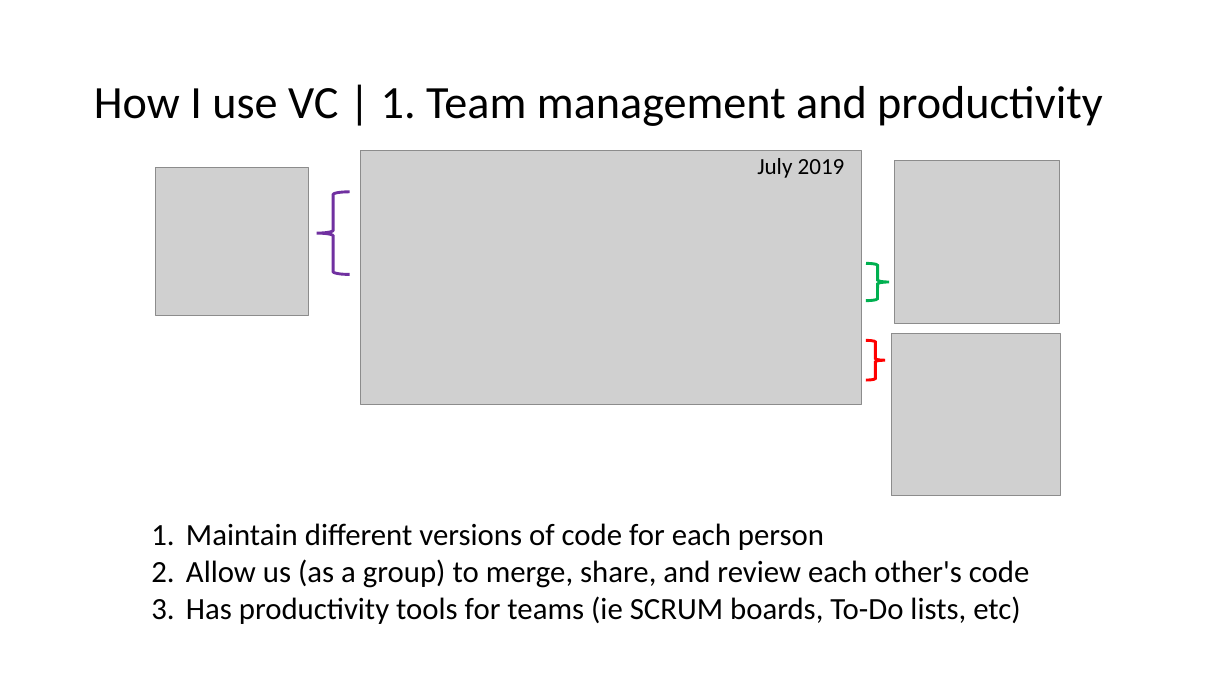
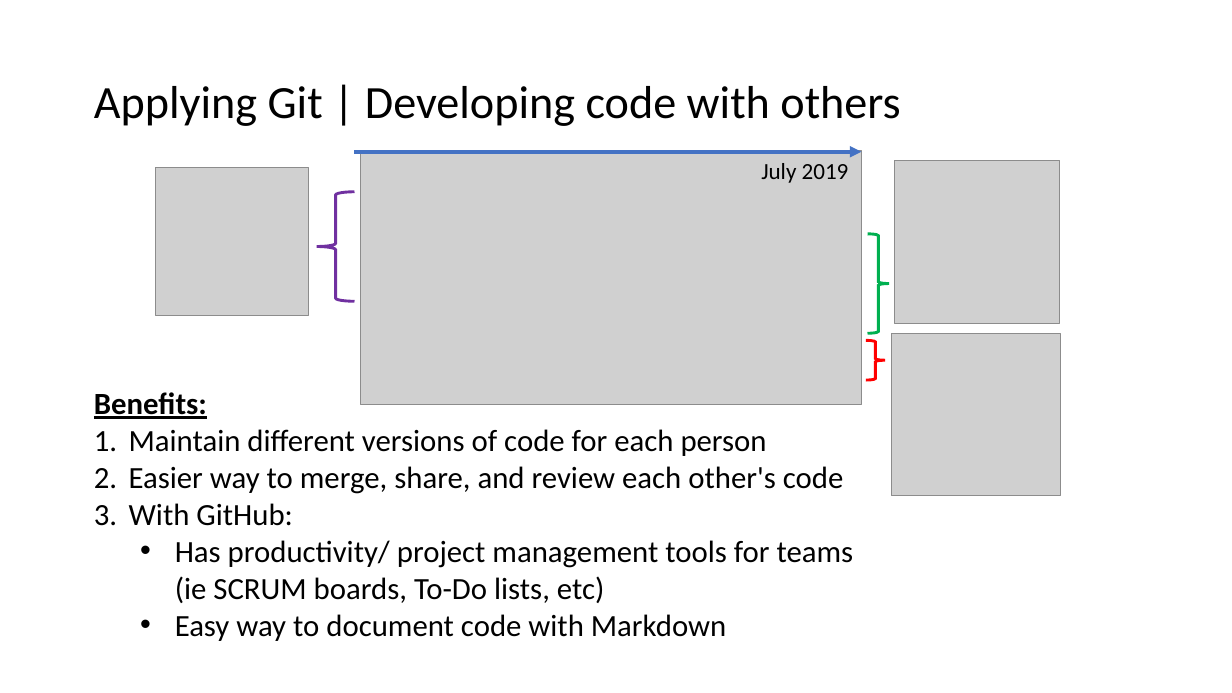
Before and after one commit to sriram-lab/github, a slide deck: slide 9 of GitHub-Intro.pptx (slide 3 before the commit). Drawn at 1232x693 pixels with LibreOffice and Linux fonts; fonts in the diff are those of the drawing; grey boxes stand for pictures. Boxes give left, top, right and bottom in pixels: in the first picture for what was removed or moved away, otherwise in the second. Text is boxed around its words. In the diff, an @@ line names an element or a change of style, - is before the commit and + after.

```diff
--- a/GitHub-Intro.pptx
+++ b/GitHub-Intro.pptx
@@ title at (94, 86, 900, 126): text changed @@
-How I use VC | 1. Team management and productivity
+Applying Git | Developing code with others
@@ arrow added from (355, 152) to (861, 152), #4472C4 3 pt @@
@@ text "July 2019": place and size @@
-text "July 2019" at (757, 158, 845, 178)
+text "July 2019" at (761, 163, 849, 183)
@@ left brace: place and size @@
-left brace at (317, 192, 350, 274)
+left brace at (317, 192, 355, 301)
@@ left brace: place and size @@
-left brace at (866, 263, 889, 300)
+left brace at (868, 234, 889, 334)
@@ text "Benefits:": place and size @@
-text "Benefits:" at (186, 523, 1030, 624)
+text "Benefits:" at (94, 392, 854, 641)
@@ text at (94, 392, 207, 419): paragraph added @@
+Benefits:
@@ text at (129, 466, 854, 641): text changed @@
-2. Allow us (as a group) to merge, share, and review each other's code
-3. Has productivity tools for teams (ie SCRUM boards, To-Do lists, etc)
+2. Easier way to merge, share, and review each other's code
+3. With GitHub:
+  • Has productivity/ project management tools for teams (ie SCRUM boards, To-Do lists, etc)
+  • Easy way to document code with Markdown
```
Also in this commit, not shown: 9 other slides changed, 5 slides added, 1 slide removed.
